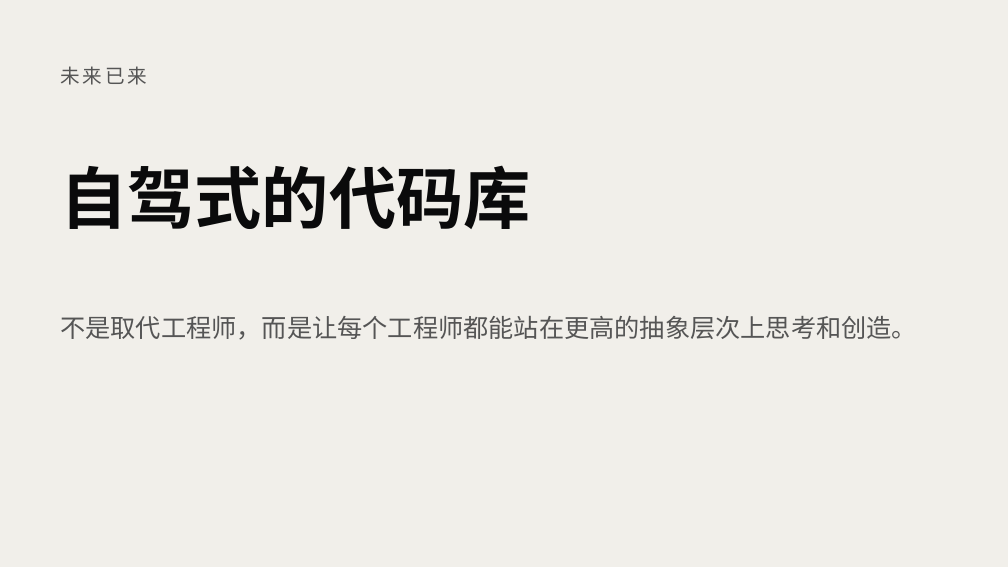
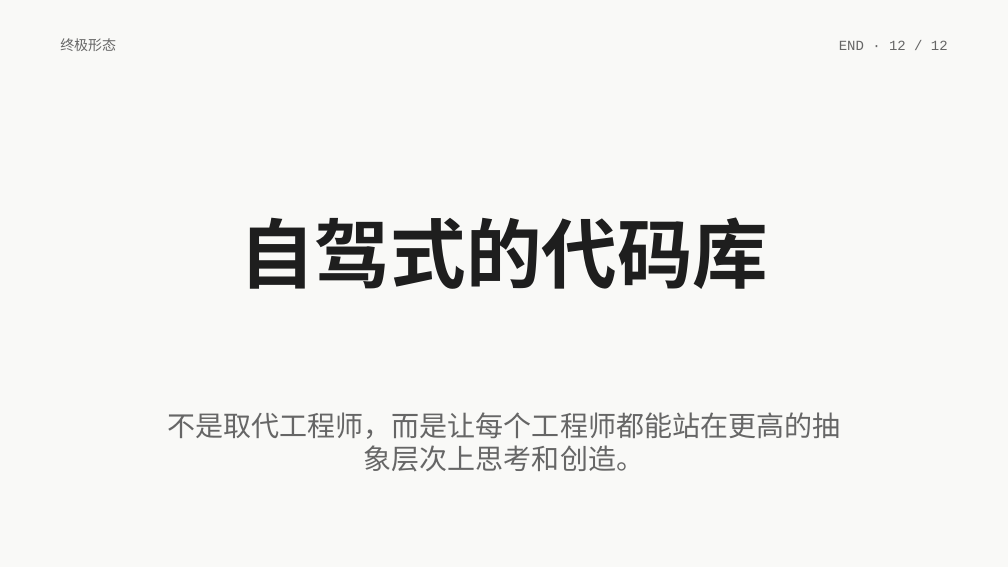
Before and after one commit to atian25/ppt-test, a slide deck: slide 12 of SOLO-0408-直播/ppt/SOLO_0418_直播.pptx. Drawn at 1008x567 pixels with LibreOffice and Linux fonts; fonts in the diff are those of the drawing. Boxes give left, top, right and bottom in pixels: in the first picture for what was removed or moved away, otherwise in the second. Text is boxed around its words. In the diff, an @@ line names an element or a change of style, - is before the commit and + after.

```diff
--- a/SOLO-0408-直播/ppt/SOLO_0418_直播.pptx
+++ b/SOLO-0408-直播/ppt/SOLO_0418_直播.pptx
@@ background #F1EFEA to #F9F9F7 @@
@@ text added at box(60, 38, 116, 51), 10 pt, text #666666 @@
+终极形态
@@ text added at box(839, 40, 948, 50), 10 pt, text #666666 @@
+END · 12 / 12
@@ text removed at box(60, 66, 147, 85) @@
-未来已来
@@ text "自驾式的代码库": place and size @@
-text "自驾式的代码库" at box(60, 165, 530, 229)
+text "自驾式的代码库" at box(239, 217, 768, 289)
@@ text "自驾式的代码库" at box(239, 217, 768, 289): size 48 to 54 pt, text colour #0A0A0B to #1E1E1E; alignment left to centre; vertical alignment middle to top @@
@@ text "不是取代工程师，而是让每个工程师都能站在更高的抽象层次上思考和创造。": place and size @@
-text "不是取代工程师，而是让每个工程师都能站在更高的抽象层次上思考和创造。" at box(60, 316, 917, 340)
+text "不是取代工程师，而是让每个工程师都能站在更高的抽象层次上思考和创造。" at box(167, 412, 840, 471)
@@ text "不是取代工程师，而是让每个工程师都能站在更高的抽象层次上思考和创造。" at box(167, 412, 840, 471): size 18 to 20 pt, text colour #555555 to #666666; alignment left to centre; vertical alignment middle to top @@
```
Also in this commit, not shown: 11 other slides changed, 1 other file.
